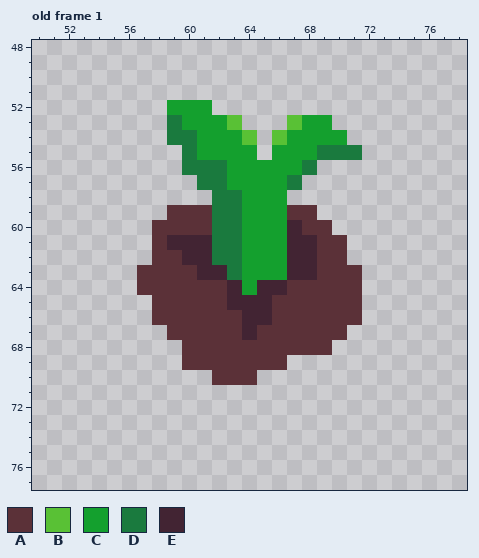
Pixel-art file: Ase/plant.aseprite. The first picture shows the starting point.
128x128 pixels, 14 frames. Shown: old frame 1: x 50..78, y 48..77. The commit also changed other frames, which this record leaves out.
Palette (. is transparent): A #5b3138  B #59c135  C #14a02e  D #1a7a3e  E #422433
Pixels before, old frame 1, first column x 57:
52 ..CCC..........
53 ..DCCCB...BCC..
54 ..DDCCCB.BCCCC.
55 ...DCCCC.CCCDDD
56 ...DDDCCCCCD...
57 ....DDCCCCD....
58 .....DDCCC.....
59 ..AAADDCCCAA...
60 .AAAADDCCCEAA..
61 .AEEEDDCCCEEAA.
62 .AAEEDDCCCEEAA.
63 AAAAEEDCCCEEAAA
64 AAAAAAECEEAAAAA
65 .AAAAAEEEAAAAAA
66 .AAAAAAEEAAAAAA
67 ..AAAAAEAAAAAA.
68 ...AAAAAAAAAA..
69 ...AAAAAAA.....
70 .....AAA.......
New version:
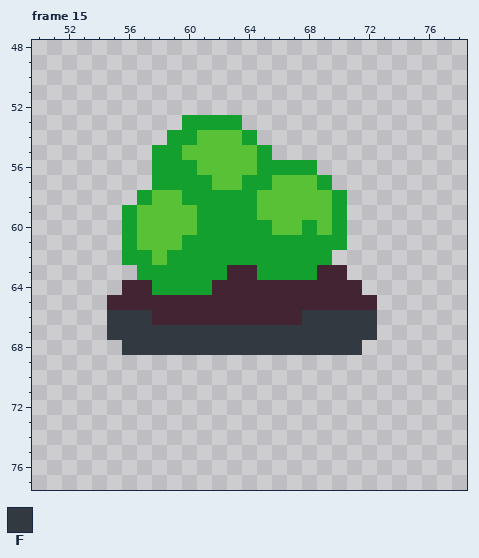
Colours new in this view: F #333941
A new or re-ordered frame is compared with the old frame closest to it.
The exact change:
frames 14 -> 38
Changed rows in their new state; - is an unchanged pixel.
Frame 15 is new; against old frame 1:
first column x 55:
52 ----...-----------
53 ----.---C---...---
54 ----CCBBBC-.....--
55 ---CCBBBBBC......-
56 ---CCCBBBB---C----
57 ---CCCCBB--BBBC---
58 --CBBCCCC-BBBBBC--
59 -CBBBBCCC-BBBBBC--
60 -CBBBBCCC--BBCBC--
61 -CBBBCCCC---CCCC--
62 -CCBCCCCC---CCC.--
63 --CCCCCCEE--CCEE.-
64 -EECCCCE-E--EEEEE-
65 EEEEEEEE---EEEEEEE
66 FFFEEEEEE--EEFFFFF
67 FFFFFFFFFFFFFFFFFF
68 -FFFFFFFFFFFFFFFF-
69 -----.......------
70 -------...--------
Pixel boxes of the changes (left, top, right, bottom) in both pictures:
changed: (107, 100, 377, 385)
